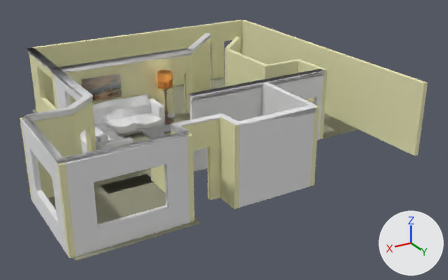
Renders of the Blender file loungeBuild12.blend from each side of a commit.
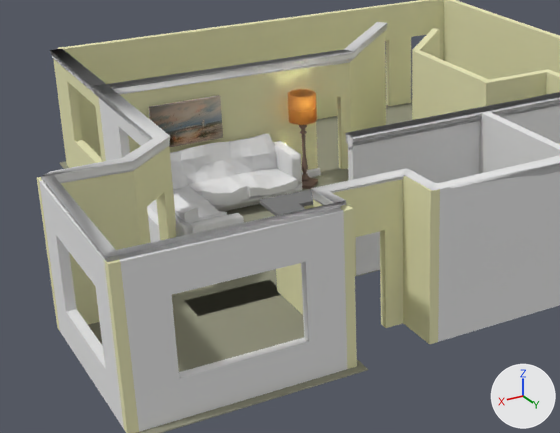
Each version is shown whole from a 50 mm camera at (8.7, 32.4, 13.7) aimed at (-7.6, 5.2, 0.1), then close up on the part from 0% to 68% of the width and 8% to 92% of the height. The axes (+X, +Y, +Z) are drawn at lower right. The lights are the same throughout.

The older version as bpy lines, for what is in view:
```python
me_cornerwall = bpy.data.meshes.new('cornerWall')
me_cornerwall.from_pydata(...)  # a box spanning x 16.0..18.0, y 0.0..2.0, z 0.0..2.0; a box spanning x 0.0..16.0, y 0.0..0.3, z 0.0..2.0
me_cornerwall.materials.append(mat_wallpaint)  # beige #e7e5b8
me_ladylake = bpy.data.meshes.new('ladyLake')
me_ladylake.from_pydata(...)  # 10 vertices, 7 faces; spans x -2.0..0.0, y 0.0..2.0, z 0.0..2.0
me_ladylake.materials.append(mat_picture)  # picture img_ladylake_jpg_001
me_loungewindow = bpy.data.meshes.new('loungeWindow')
me_loungewindow.from_pydata(...)  # 48 vertices, 46 faces; spans x -2.0..0.8, y -2.0..0.0, z 0.0..2.0
me_loungewindow.materials.append(mat_wallpaint)  # beige #e7e5b8
ob_cornerwall = bpy.data.objects.new('cornerWall', me_cornerwall)
ob_cornerwall.parent = ob_endcorner
ob_cornerwall.location = (-0.025, -2.0, 0.0)
ob_cornerwall.rotation_euler = (0.0, 0.0, 1.571)  # degrees (0, 0, 90)
ob_cornerwall.scale = (0.125, 1.0, 1.25)
ob_ladylake = bpy.data.objects.new('ladyLake', me_ladylake)
ob_ladylake.parent = ob_perim
ob_ladylake.matrix_parent_inverse = Matrix(((1.0, 0.0, 0.0, 8.224), (0.0, 1.0, 0.0, -4.814), (0.0, 0.0, 1.0, -4.093), (0.0, 0.0, 0.0, 1.0)))
ob_ladylake.location = (-1.341, 0.514, 3.327)
ob_ladylake.rotation_euler = (4.712, 0.0, 1.571)  # degrees (270, 0, 90)
ob_ladylake.scale = (0.0563, 0.675, 1.13)
ob_loungewindow = bpy.data.objects.new('loungeWindow', me_loungewindow)
ob_loungewindow.parent = ob_perim
ob_loungewindow.matrix_parent_inverse = Matrix(((1.0, 0.0, 0.0, 8.224), (0.0, 1.0, 0.0, -4.814), (0.0, 0.0, 1.0, -4.093), (0.0, 0.0, 0.0, 1.0)))
ob_loungewindow.location = (-0.25, -5.0, 0.0)
ob_loungewindow.rotation_euler = (0.0, 0.0, 3.142)  # degrees (0, 0, 180)
ob_loungewindow.scale = (0.125, 2.5, 2.0)
# also in view: 'leftArm' at (-1.3, 5.4, 1.0); 'rightArm' at (-5.4, 1.2, 1.0); 'cornProfile' at (-2.5, 3.5, 3.9); 'cornProfile.002' at (-8.3, 7.6, 3.8); 'insideWall' at (-7.9, 3.4, 2.0)
```
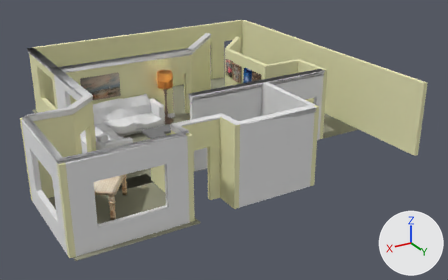
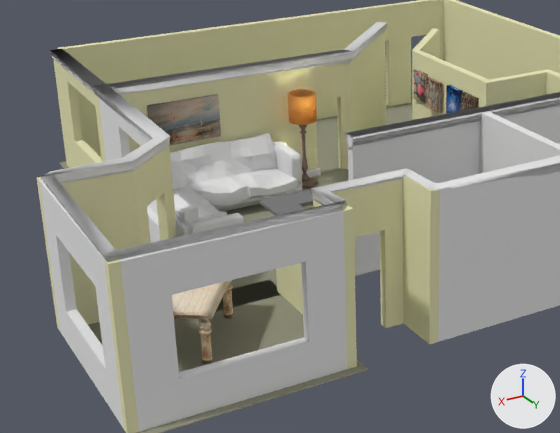
Diff of the bpy script that builds the scene:
```diff
--- a/loungeBuild12.blend.py
+++ b/loungeBuild12.blend.py
@@ ob_ladylake @@
 ob_ladylake.matrix_parent_inverse = Matrix(((1.0, 0.0, 0.0, 8.224), (0.0, 1.0, 0.0, -4.814), (0.0, 0.0, 1.0, -4.093), (0.0, 0.0, 0.0, 1.0)))
-ob_ladylake.location = (-1.341, 0.514, 3.327)
+ob_ladylake.location = (-1.341, 0.35, 3.327)
 ob_ladylake.rotation_euler = (4.712, 0.0, 1.571)  # degrees (270, 0, 90)
@@ ob_table @@
+ob_table = bpy.data.objects.new('table', me_table)  # 2066 vertices, 1912 faces; spans x -1.3..1.3, y -31.7..33.4, z -8.4..6.3; in mat_light_wood (picture img_white_wood_jpg)
+ob_table.location = (0.64, 8.7, 0.83)
+ob_table.rotation_euler = (0.0, 0.0, 0.96)  # degrees (0, 0, 55)
+ob_table.scale = (1.03, 0.0246, 0.0984)
@@ ob_pasteljem @@
+ob_pasteljem = bpy.data.objects.new('pastelJem', me_pasteljem)  # a box spanning x -1.0..1.0, y -1.0..1.0, z -1.0..1.0; in mat_pasteljem (picture img_pastelgems_jpg)
+ob_pasteljem.location = (-10.06, 1.76, 2.96)
+ob_pasteljem.rotation_euler = (3.142, 0.0, 0.0)  # degrees (180, 0, 0)
+ob_pasteljem.scale = (0.0615, 0.368, 0.491)
@@ ob_coal @@
+ob_coal = bpy.data.objects.new('coal', me_coal)  # a box spanning x -1.0..1.0, y -1.0..1.0, z -1.0..1.0; in mat_material_021 (picture img_coal_jpg)
+ob_coal.location = (-10.04, 4.66, 2.93)
+ob_coal.rotation_euler = (3.142, 0.0, 0.0)  # degrees (180, 0, 0)
+ob_coal.scale = (0.0625, 0.375, 0.5)
@@ ob_darkjem @@
+ob_darkjem = bpy.data.objects.new('darkJem', me_darkjem)  # a box spanning x -1.0..1.0, y -1.0..1.0, z -1.0..1.0; in mat_material_020 (picture img_darkbluegems_jpg)
+ob_darkjem.location = (-10.04, 3.81, 2.93)
+ob_darkjem.rotation_euler = (3.142, 0.0, 0.0)  # degrees (180, 0, 0)
+ob_darkjem.scale = (0.0625, 0.375, 0.5)
@@ ob_bluejem @@
+ob_bluejem = bpy.data.objects.new('blueJem', me_bluejem)  # a box spanning x -1.0..1.0, y -1.0..1.0, z -1.0..1.0; in mat_material_007 (picture img_bluegems_jpg)
+ob_bluejem.location = (-9.98, 2.7, 2.93)
+ob_bluejem.scale = (0.0614, 0.368, 0.491)
```

What differs and where, as boxes [x1, y1, x2, y2] in the close-ups (560 x 433 px):
'ladyLake', moved: before [148, 95, 223, 147]; after [147, 94, 221, 145]
'table', added (beige): after [172, 280, 233, 365]
'blueJem', added (brown): after [426, 77, 442, 113]
'darkJem', added: after [446, 85, 463, 114]
'pastelJem', added: after [414, 69, 428, 104]
'coal', added: after [461, 92, 479, 111]
